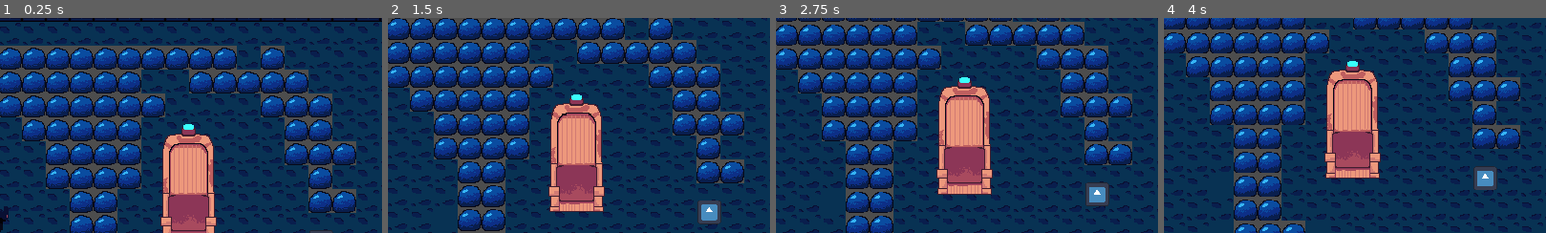
Above: before the commit, frames 1-4 (left to right).
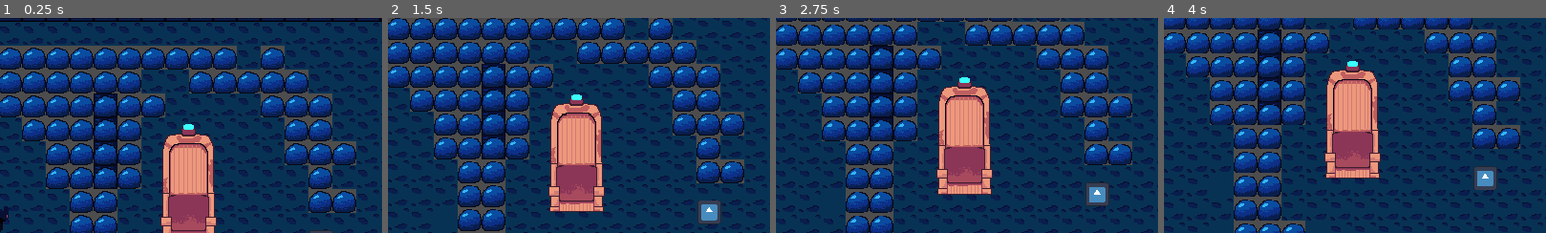
Above: after the commit, the same moments.

Repository: JakasaurusRex/Severed
Game: Godot game, scene res://Assets/Scenes/game_controller.tscn
Two runs of this game, one before a commit and one after it. Both use one fixed random seed, a clock stepped at 60 frames per second and the inputs below. Before the commit the project starts from res://Assets/Scenes/throne_room.tscn. The engine's default icon, where the game draws it, is replaced by a stand-in: a white triangle on a blue panel in a dark square.
Inputs (mouse positions are % of the whole screen's width and height, from its top left):
- Up to frame 1 (0.25 s): no input
- Up to frame 2 (1.5 s): tap Enter at 0.5 s; move the mouse to (72, 45) at 0.52 s; tap A (a) at 0.6 s; tap S (s) at 0.8, 1.35 s; move the mouse to (30, 55) at 1.27 s
- Up to frame 3 (2.75 s): tap A (a) at 1.55, 2.1 s; move the mouse to (60, 28) at 2.02 s; tap S (s) at 2.3 s
- Up to frame 4 (4 s): move the mouse to (45, 70) at 2.77 s; tap D (d) at 2.85 s; tap A (a) at 3.05 s; move the mouse to (80, 65) at 3.52 s; tap S (s) at 3.6 s
The pictures show only the part of the screen within x 22-72%, y 0-50%; the shares and areas given below are measured in that part.

The runs differ from the first frame. In frame 1, 0.6% of the frame differs, in the area x 24-31%, y 35-80%; in frame 2, 0.6%; in frame 3, 0.6%; in frame 4, 0.7%, in the area x 24-31%, y 5-50%.

Commit message:
level stuff

Diff:
--- a/project.godot
+++ b/project.godot
@@ -11,7 +11,7 @@
 [application]
 
 config/name="Severed"
-run/main_scene="res://Assets/Scenes/throne_room.tscn"
+run/main_scene="res://Assets/Scenes/game_controller.tscn"
 config/features=PackedStringArray("4.1", "Forward Plus")
 config/icon="res://icon.svg"
 
